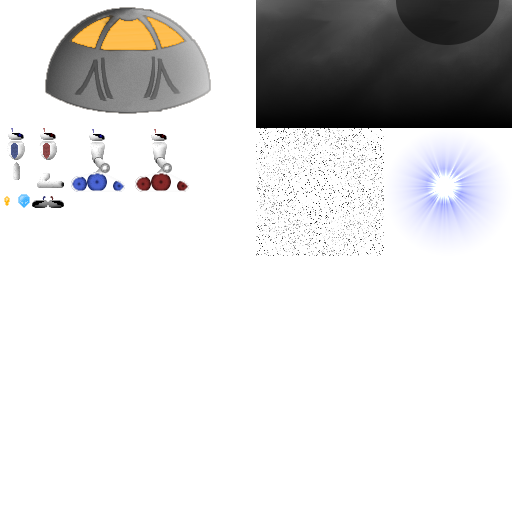
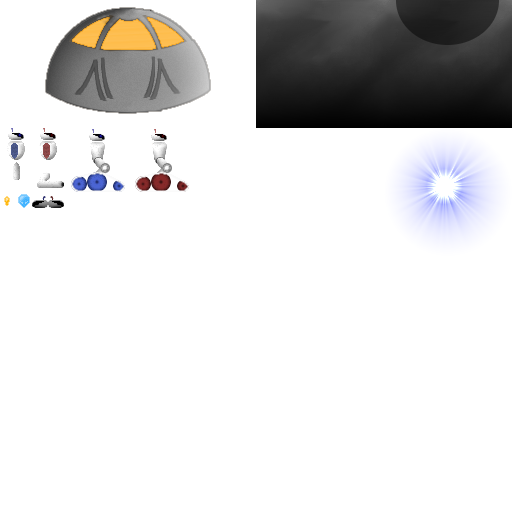
The second 512x512 image is a revision of the first. Changes to its layers:
painted on "Background" over [256, 128, 384, 256]
